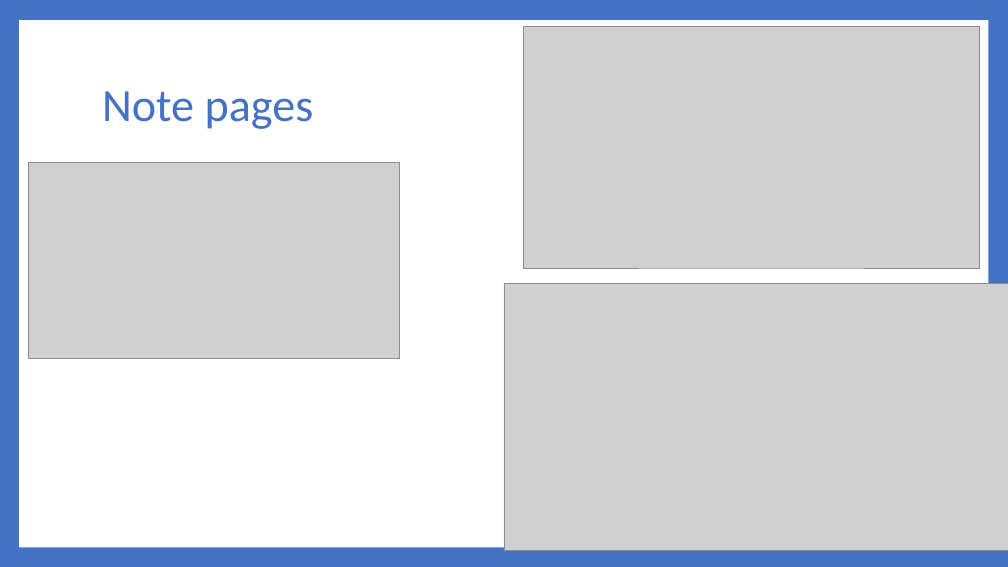
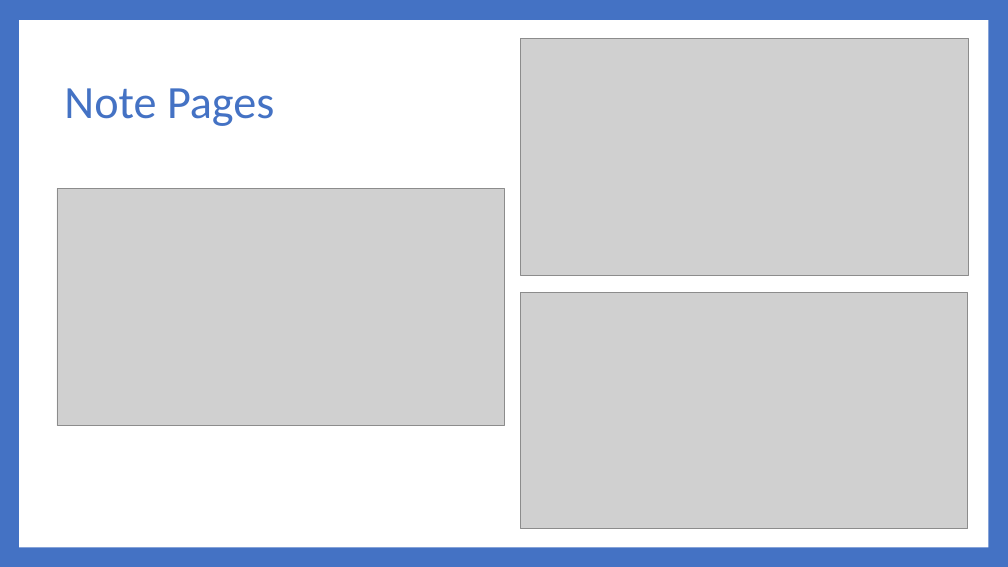
Before and after one commit to Dwaddle26/EncryptNotes, a slide deck: slide 8 of Phase 4 Documentation/Team_2_Presentation_4.pptx. Drawn at 1008x567 pixels with LibreOffice and Linux fonts; fonts in the diff are those of the drawing; grey boxes stand for pictures. Boxes give left, top, right and bottom in pixels: in the first picture for what was removed or moved away, otherwise in the second. Text is boxed around its words. In the diff, an @@ line names an element or a change of style, - is before the commit and + after.

Commit message:
Small Update
Just added some text to make the screenshots slides somewhat more presentable. That's if we keeping them.

```diff
--- a/Phase 4 Documentation/Team_2_Presentation_4.pptx
+++ b/Phase 4 Documentation/Team_2_Presentation_4.pptx
@@ picture: place and size @@
-picture at (523,26,980,268)
+picture at (521,38,969,275)
@@ title at (64,88,274,126): text changed @@
-Note pages
+Note Pages
@@ picture: place and size @@
-picture at (504,284,1008,551)
+picture at (57,188,504,426)
@@ picture: place and size @@
-picture at (29,163,399,359)
+picture at (521,292,968,529)
```
Also in this commit, not shown: 1 other slide changed, 2 slides added, 2 slides removed.
